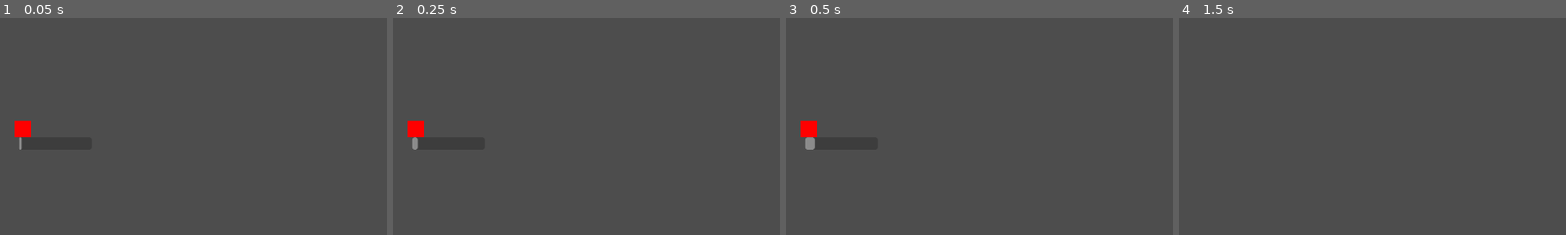
Above: before the commit, frames 1-4 (left to right).
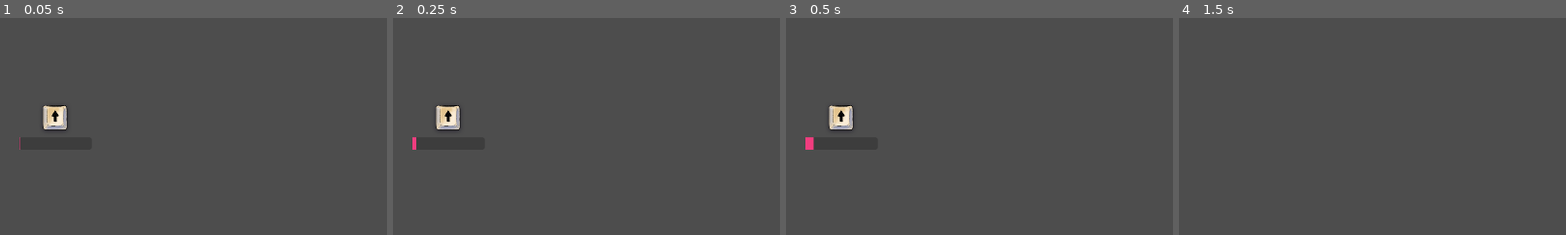
Above: after the commit, the same moments.

Repository: boneyard24/VGGJ2026
Game: Godot game, scene res://Scenes/QTE/QTEPopup.tscn
The game is run twice, just before and just after one commit, with the same random seed, the same clock (stepped at 60 frames per second) and the same inputs. This scene is started directly instead of the project's main scene.
Inputs:
- Up to frame 1 (0.05 s): no input
- Up to frame 2 (0.25 s): no input
- Up to frame 3 (0.5 s): no input
- Up to frame 4 (1.5 s): tap Enter (enter) at 0.5, 0.6, 1.35 s; hold Right (right) 0.53-1.28 s; tap Space at 1.25 s; hold Down (down) from 1.28 s (still down)
The pictures show only the part of the screen within x 0-50%, y 9-59%; the shares and areas given below are measured in that part.

The runs differ from the first frame. In frame 1, 1.1% of the frame differs, in the area x 3-18%, y 40-61%; in frame 2, 1.1%; in frame 3, 1.2%; in frame 4, nothing differs.

Commit message:
New Art Assets, added input directions to qte

Diff:
--- a/trainger/Dialogue Box/Boss/DialogueBox.tscn
+++ b/trainger/Dialogue Box/Boss/DialogueBox.tscn
@@ -25,7 +25,7 @@
 grow_horizontal = 2
 grow_vertical = 2
 pivot_offset = Vector2(410, 70)
-theme_override_font_sizes/normal_font_size = 20
+theme_override_font_sizes/normal_font_size = 21
 bbcode_enabled = true
 text = "test [wave] aasdsd [/wave]"
 scroll_active = false
--- a/trainger/Scenes/QTE/QTEPopup.tscn
+++ b/trainger/Scenes/QTE/QTEPopup.tscn
@@ -3,6 +3,9 @@
 [ext_resource type="Script" uid="uid://c80hj0bya80f4" path="res://Scenes/QTE/qte_popup.gd" id="1_ng8vx"]
 [ext_resource type="Script" uid="uid://b4hkatc52dtad" path="res://Scenes/QTE/combo_tracker.gd" id="2_1asnj"]
 [ext_resource type="PackedScene" uid="uid://cc7om3ba06g5i" path="res://Scenes/QTE/SpriteBoxContainer/SpriteBoxContainer.tscn" id="3_yvlxk"]
+
+[sub_resource type="StyleBoxFlat" id="StyleBoxFlat_yvlxk"]
+bg_color = Color(0.94509804, 0.23921569, 0.49803922, 1)
 
 [node name="QtePopup" type="Node2D" unique_id=1741924764]
 z_index = 1
@@ -19,13 +22,16 @@
 offset_top = -31.0
 offset_right = 92.0
 offset_bottom = -1.0
+theme_override_styles/fill = SubResource("StyleBoxFlat_yvlxk")
 show_percentage = false
 
 [node name="ComboTracker" type="Node" parent="." unique_id=1334100137]
 script = ExtResource("2_1asnj")
 
 [node name="SpriteBoxContainer" parent="." unique_id=1093026482 instance=ExtResource("3_yvlxk")]
-offset_left = -99.0
-offset_top = -72.0
-offset_right = 101.0
-offset_bottom = -32.0
+offset_left = -125.0
+offset_top = -140.0
+offset_right = 127.0
+offset_bottom = -80.0
+size_flags_horizontal = 4
+size_flags_vertical = 4
--- a/trainger/Scenes/QTE/SpriteBoxContainer/SpriteBoxContainer.tscn
+++ b/trainger/Scenes/QTE/SpriteBoxContainer/SpriteBoxContainer.tscn
@@ -1,76 +1,39 @@
 [gd_scene format=3 uid="uid://cc7om3ba06g5i"]
 
 [ext_resource type="Script" uid="uid://clehxreppukdt" path="res://Scenes/QTE/SpriteBoxContainer/sprite_box_container.gd" id="1_uryap"]
+[ext_resource type="Texture2D" uid="uid://dtufs1x5vibbw" path="res://Assets/Buttons/Button_Up.png" id="2_s7ybp"]
+[ext_resource type="Texture2D" uid="uid://dvcam17s2dvy1" path="res://Assets/Buttons/Button_Down.png" id="3_wyad1"]
+[ext_resource type="Texture2D" uid="uid://bpq75duwi71qe" path="res://Assets/Buttons/Button_Left.png" id="4_np6uw"]
+[ext_resource type="Texture2D" uid="uid://b7rckokgbiret" path="res://Assets/Buttons/Button_Right.png" id="5_an48u"]
 
 [node name="HBoxContainer" type="HBoxContainer" unique_id=1093026482]
-anchors_preset = 8
-anchor_left = 0.5
-anchor_top = 0.5
-anchor_right = 0.5
-anchor_bottom = 0.5
-offset_left = -110.0
-offset_top = -30.0
-offset_right = 110.0
-offset_bottom = 30.0
-grow_horizontal = 2
-grow_vertical = 2
+offset_right = 252.0
+offset_bottom = 60.0
 size_flags_horizontal = 3
+size_flags_vertical = 3
+alignment = 1
 script = ExtResource("1_uryap")
 
-[node name="ColorRect" type="ColorRect" parent="." unique_id=1343449731]
-z_index = -1
-custom_minimum_size = Vector2(40, 40)
+[node name="TextureRect" type="TextureRect" parent="." unique_id=1223856909]
+custom_minimum_size = Vector2(60, 60)
 layout_mode = 2
-size_flags_horizontal = 6
-size_flags_vertical = 4
-color = Color(1, 0, 0, 1)
+texture = ExtResource("2_s7ybp")
+expand_mode = 2
 
-[node name="Label" type="Label" parent="ColorRect" unique_id=483131179]
-layout_mode = 0
-offset_left = -3.0
-offset_top = -6.0
-offset_right = 40.0
-offset_bottom = 39.0
-theme_override_colors/font_shadow_color = Color(0, 0, 0, 1)
-theme_override_colors/font_outline_color = Color(0, 0, 0, 1)
-theme_override_font_sizes/font_size = 32
-text = "UP"
-horizontal_alignment = 1
-vertical_alignment = 1
+[node name="TextureRect2" type="TextureRect" parent="." unique_id=1012305916]
+custom_minimum_size = Vector2(60, 60)
+layout_mode = 2
+texture = ExtResource("3_wyad1")
+expand_mode = 2
 
-[node name="ColorRect2" type="ColorRect" parent="." unique_id=1534817476]
-z_index = -1
-custom_minimum_size = Vector2(40, 40)
+[node name="TextureRect3" type="TextureRect" parent="." unique_id=1776735941]
+custom_minimum_size = Vector2(60, 60)
 layout_mode = 2
-size_flags_horizontal = 6
-size_flags_vertical = 4
-color = Color(1, 0, 0, 1)
+texture = ExtResource("4_np6uw")
+expand_mode = 2
 
-[node name="ColorRect3" type="ColorRect" parent="." unique_id=1019926556]
-z_index = -1
-custom_minimum_size = Vector2(40, 40)
+[node name="TextureRect4" type="TextureRect" parent="." unique_id=1404270510]
+custom_minimum_size = Vector2(60, 60)
 layout_mode = 2
-size_flags_horizontal = 6
-size_flags_vertical = 4
-color = Color(1, 0, 0, 1)
-
-[node name="ColorRect4" type="ColorRect" parent="." unique_id=1052947044]
-z_index = -1
-custom_minimum_size = Vector2(40, 40)
-layout_mode = 2
-size_flags_horizontal = 6
-size_flags_vertical = 4
-color = Color(1, 0, 0, 1)
-
-[node name="Label2" type="Label" parent="ColorRect4" unique_id=1864869021]
-layout_mode = 0
-offset_left = -57.0
-offset_top = -3.0
-offset_right = 47.0
-offset_bottom = 42.0
-theme_override_colors/font_shadow_color = Color(0, 0, 0, 1)
-theme_override_colors/font_outline_color = Color(0, 0, 0, 1)
-theme_override_font_sizes/font_size = 32
-text = "DOWN"
-horizontal_alignment = 1
-vertical_alignment = 1
+texture = ExtResource("5_an48u")
+expand_mode = 2
--- a/trainger/Scenes/QTE/SpriteBoxContainer/sprite_box_container.gd
+++ b/trainger/Scenes/QTE/SpriteBoxContainer/sprite_box_container.gd
@@ -1,7 +1,11 @@
 class_name sprite_box_container
 extends HBoxContainer
 
-var cr : ColorRect
+@onready var up_texture : Texture2D = preload("res://Assets/Buttons/Button_Up.png")
+@onready var down_texture : Texture2D = preload("res://Assets/Buttons/Button_Down.png")
+@onready var left_texture : Texture2D = preload("res://Assets/Buttons/Button_Left.png")
+@onready var right_texture : Texture2D = preload("res://Assets/Buttons/Button_Right.png")
+
 # Called when the node enters the scene tree for the first time.
 func _ready() -> void:
 	for child in get_children():
@@ -24,6 +28,7 @@
 		AddNewSprite(i)
 
 func AddNewSprite(input:String):
+	"""
 	# 1. Create a new ColorRect instance
 	var my_color_rect := ColorRect.new()
 	my_color_rect.custom_minimum_size = Vector2(40, 40)
@@ -40,6 +45,25 @@
 		my_color_rect.color = Color(0.807, 0.002, 0.989, 1.0)
 
 	add_child(my_color_rect)
+	"""
+	# 1. Create a new ColorRect instance
+	var my_texture_rect := TextureRect.new()
+	my_texture_rect.custom_minimum_size = Vector2(120, 120)
+	my_texture_rect.size_flags_horizontal = Control.SIZE_FILL
+	my_texture_rect.size_flags_vertical = Control.SIZE_FILL
+	my_texture_rect.expand_mode = TextureRect.EXPAND_FIT_WIDTH
+	my_texture_rect.stretch_mode = TextureRect.STRETCH_SCALE
+
+	if (input == "up"):
+		my_texture_rect.texture = up_texture
+	elif (input == "down"):
+		my_texture_rect.texture = down_texture
+	elif (input == "left"):
+		my_texture_rect.texture = left_texture
+	elif (input == "right"):
+		my_texture_rect.texture = right_texture
+
+	add_child(my_texture_rect)
 
 func sbc_test():
 	print("SPRITE CONNECTED")
--- a/trainger/Scenes/QTE/qte_popup.gd
+++ b/trainger/Scenes/QTE/qte_popup.gd
@@ -18,13 +18,14 @@
 
 # Called when the node enters the scene tree for the first time.
 func _ready() -> void:
+	var ComboInputs = Globals.GenerateQTECombo(ComboLength)
 	var rng := RandomNumberGenerator.new()
 	var randTime := rng.randf_range(MinTime, MaxTime)
+
 
 	TimerBar.min_value = 0
 	TimerBar.max_value = randTime
 
-	var ComboInputs = Globals.GenerateQTECombo(ComboLength)
 
 	QTETimer.timeout.connect(_on_timer_timeout)
 	QTETimer.start(randTime) # Manually start the timer if Auto Start is off
Binary file added: trainger/Assets/Buttons/Button_A.png
Not shown, added: trainger/Assets/Buttons/Button_A.png.import
Binary file added: trainger/Assets/Buttons/Button_D.png
Not shown, added: trainger/Assets/Buttons/Button_D.png.import
Binary file added: trainger/Assets/Buttons/Button_Down.png
Not shown, added: trainger/Assets/Buttons/Button_Down.png.import
Binary file added: trainger/Assets/Buttons/Button_Left.png
Not shown, added: trainger/Assets/Buttons/Button_Left.png.import
Binary file added: trainger/Assets/Buttons/Button_Right.png
Not shown, added: trainger/Assets/Buttons/Button_Right.png.import
Binary file added: trainger/Assets/Buttons/Button_S.png
Not shown, added: trainger/Assets/Buttons/Button_S.png.import
(and 6 more such lines)
